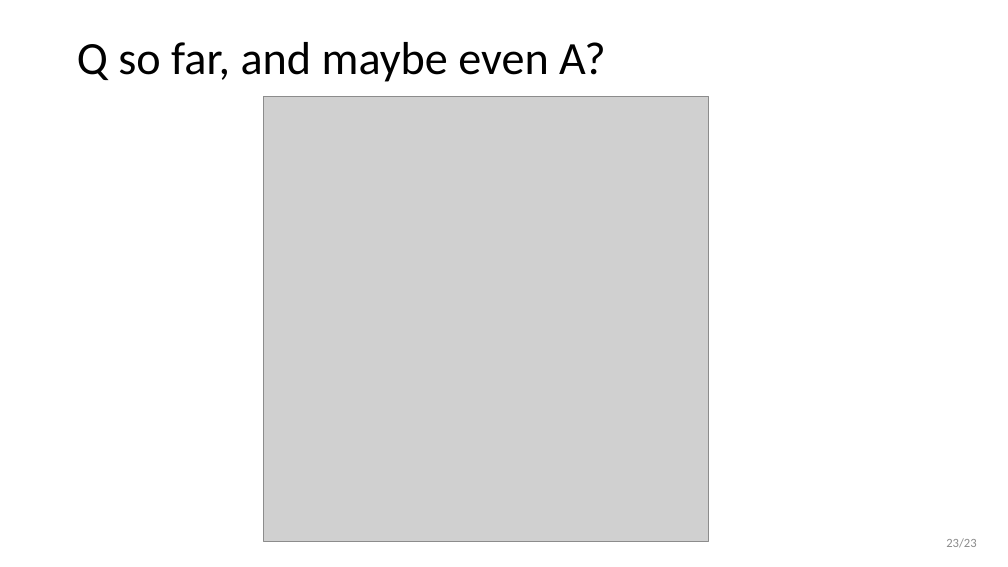
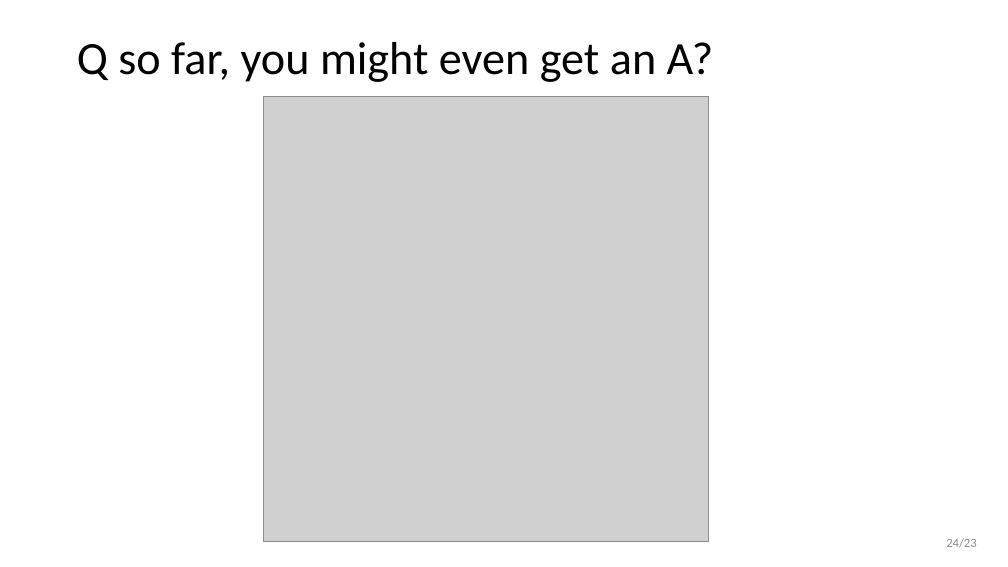
Before and after one commit to wovo/talk-gpio-abstractions, a slide deck: slide 24 of powerpoint/gpio-abstractions.pptx (slide 23 before the commit). Drawn at 1008x567 pixels with LibreOffice and Linux fonts; fonts in the diff are those of the drawing; grey boxes stand for pictures. Boxes give left, top, right and bottom in pixels: in the first picture for what was removed or moved away, otherwise in the second. Text is boxed around its words. In the diff, an @@ line names an element or a change of style, - is before the commit and + after.

```diff
--- a/powerpoint/gpio-abstractions.pptx
+++ b/powerpoint/gpio-abstractions.pptx
@@ title at bbox=[77, 42, 714, 82]: text changed @@
-Q so far, and maybe even A?
+Q so far, you might even get an A?
@@ page number at bbox=[946, 538, 976, 548]: text changed @@
-23/23
+24/23
```
Also in this commit, not shown: 10 other slides changed, 1 slide added, 3 other files.
